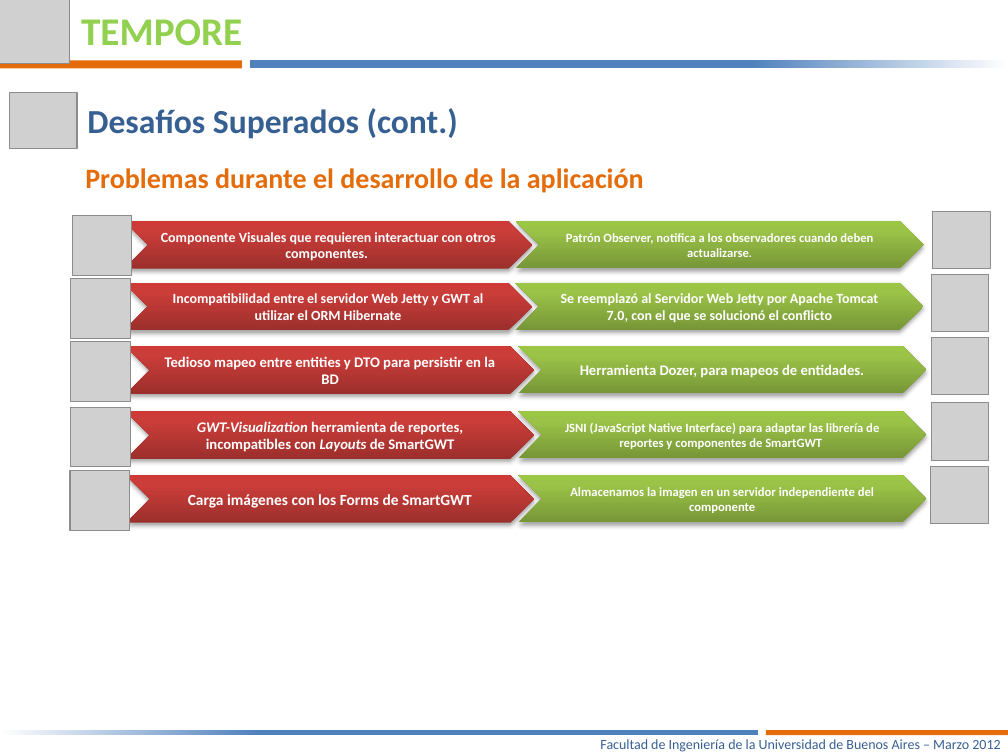
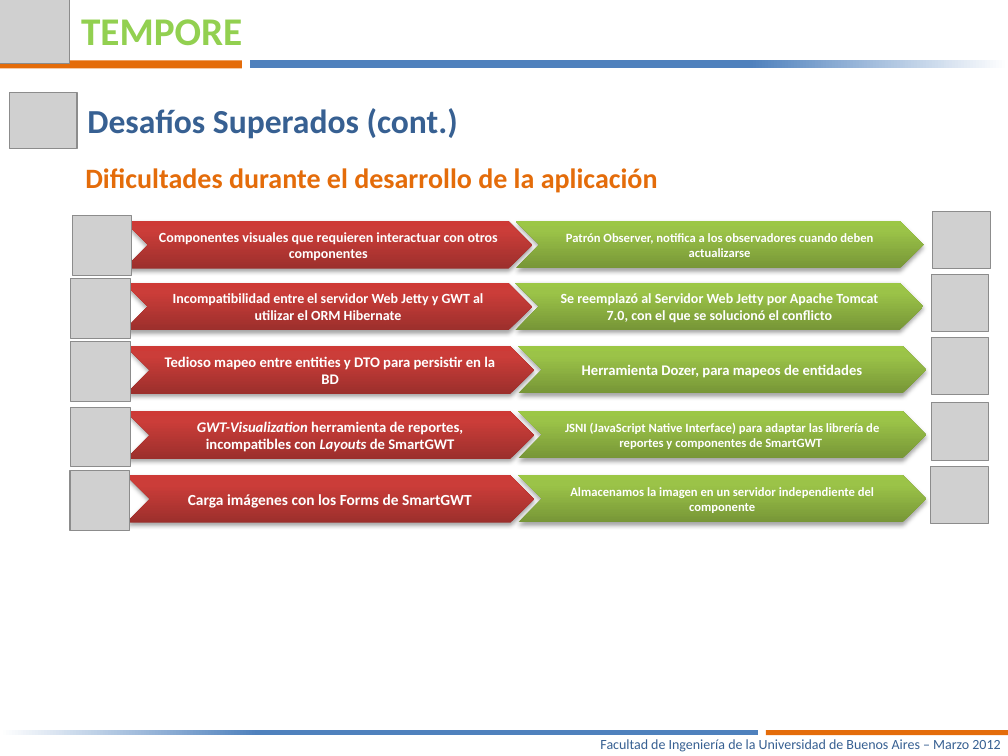
Before and after one commit to joshishimla99/tempore, a slide deck: slide 12 of docs/Presentacion Final/Tempore – Manejá tus tiempos-V6.pptx. Drawn at 1008x756 pixels with LibreOffice and Linux fonts; fonts in the diff are those of the drawing; grey boxes stand for pictures. Boxes give left, top, right and bottom in pixels: in the first picture for what was removed or moved away, otherwise in the second. Text is boxed around its words. In the diff, an @@ line names an element or a change of style, - is before the commit and + after.

Commit message:
update PPT

```diff
--- a/docs/Presentacion Final/Tempore – Manejá tus tiempos-V6.pptx
+++ b/docs/Presentacion Final/Tempore – Manejá tus tiempos-V6.pptx
@@ text at box(85, 168, 658, 193): text changed @@
-Problemas durante el desarrollo de la aplicación
+Dificultades durante el desarrollo de la aplicación
@@ text in chevron at box(159, 232, 498, 260): text changed @@
-Componente Visuales que requieren interactuar con otros componentes.
+Componentes visuales que requieren interactuar con otros componentes
@@ text in chevron at box(566, 233, 873, 257): text changed @@
-Patrón Observer, notifica a los observadores cuando deben actualizarse.
+Patrón Observer, notifica a los observadores cuando deben actualizarse
@@ text in chevron at box(582, 364, 863, 378): text changed @@
-Herramienta Dozer, para mapeos de entidades.
+Herramienta Dozer, para mapeos de entidades
```
Also in this commit, not shown: 4 other slides changed.
